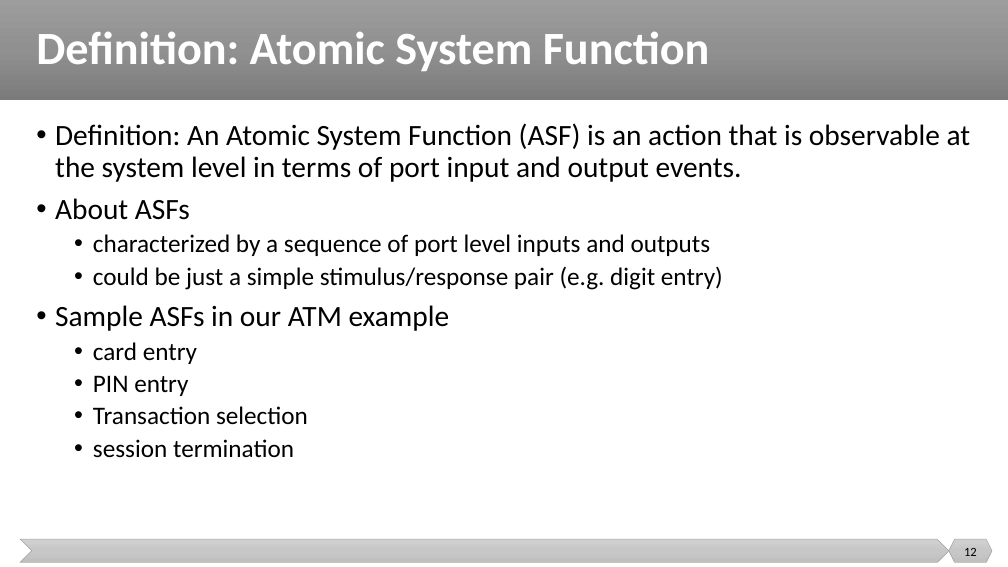
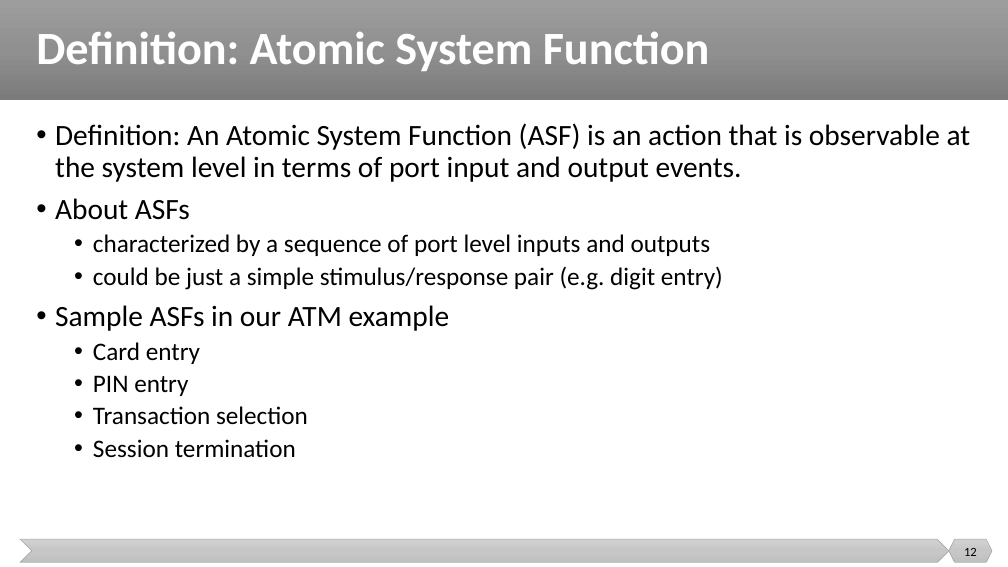
Before and after one commit to malenezi/malenezi, a slide deck: slide 12 of SE401/Lectures/8-Integration, System and Regression Testing/System Testing.pptx. Drawn at 1008x567 pixels with LibreOffice and Linux fonts; fonts in the diff are those of the drawing. Boxes give left, top, right and bottom in pixels: in the first picture for what was removed or moved away, otherwise in the second. Text is boxed around its words. In the diff, an @@ line names an element or a change of style, - is before the commit and + after.

```diff
--- a/SE401/Lectures/8-Integration, System and Regression Testing/System Testing.pptx
+++ b/SE401/Lectures/8-Integration, System and Regression Testing/System Testing.pptx
@@ text at <box>93,342,200,364</box>: text changed @@
-  • card entry
+  • Card entry
@@ text at <box>93,439,296,458</box>: text changed @@
-  • session termination
+  • Session termination
```
Also in this commit, not shown: 2 other slides changed, 2 other files.
